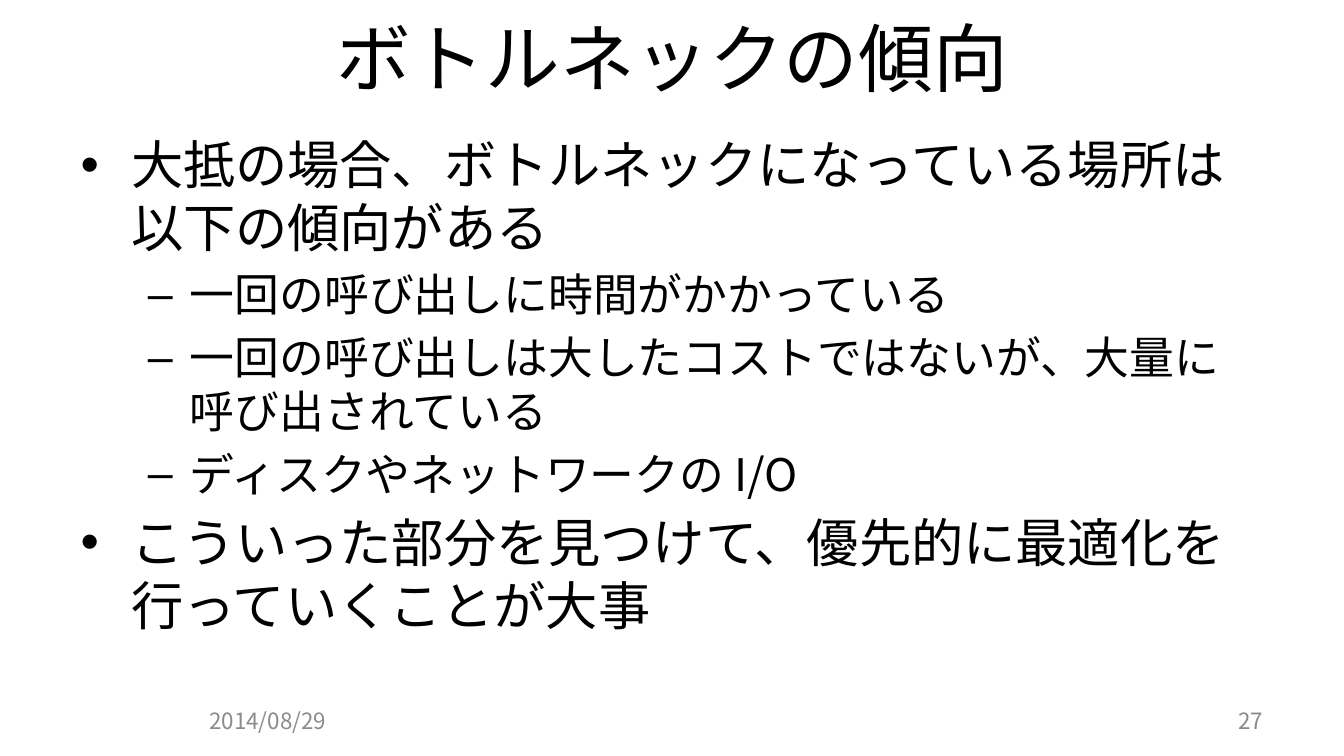
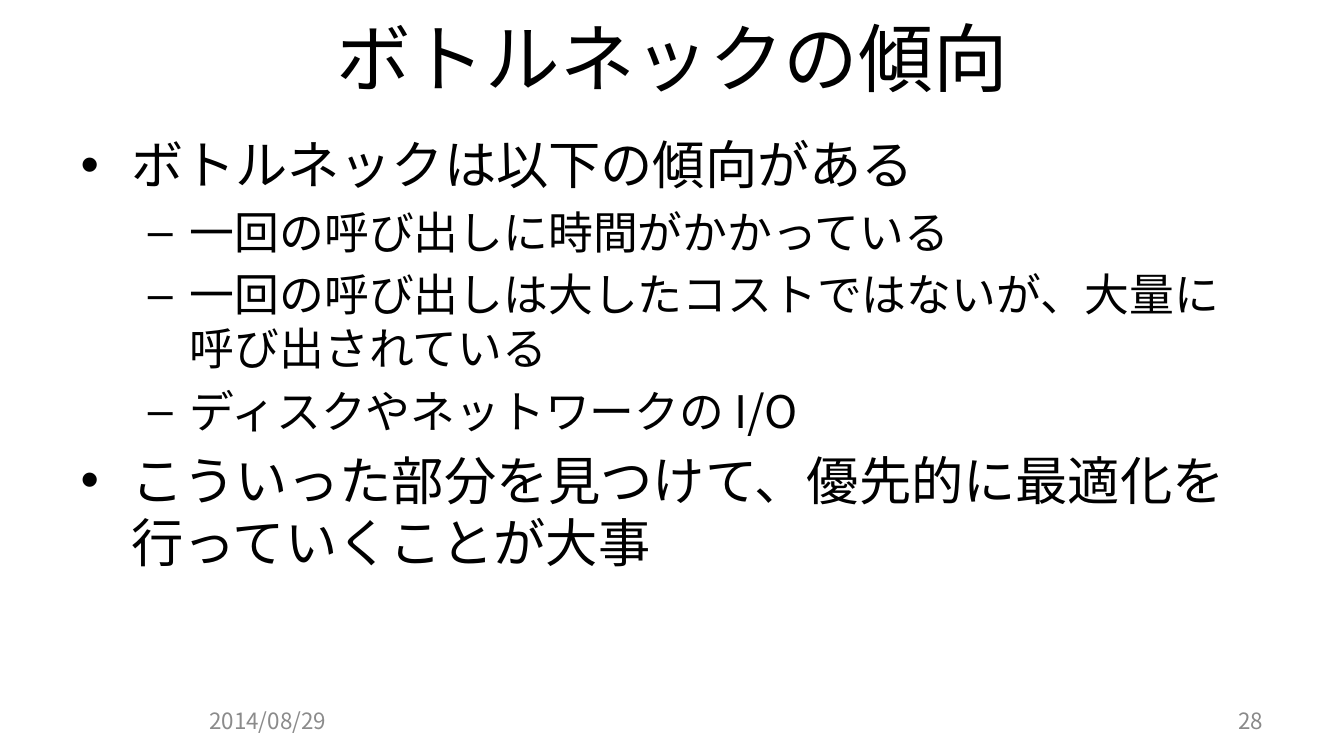
Before and after one commit to JCGS/CEDEC2014, a slide deck: slide 28 of chiyama/2014cedec_chiyama.pptx (slide 27 before the commit). Drawn at 1344x756 pixels with LibreOffice and Linux fonts; fonts in the diff are those of the drawing; background and template pictures are left out. Boxes give left, top, right and bottom in pixels: in the first picture for what was removed or moved away, otherwise in the second. Text is boxed around its words. In the diff, an @@ line names an element or a change of style, - is before the commit and + after.

```diff
--- a/chiyama/2014cedec_chiyama.pptx
+++ b/chiyama/2014cedec_chiyama.pptx
@@ text at (131, 140, 914, 189): text changed @@
-• 大抵の場合、ボトルネックになっている場所は以下の傾向がある
+• ボトルネックは以下の傾向がある
@@ page number at (1238, 712, 1263, 729): text changed @@
-27
+28
```
Also in this commit, not shown: 7 other slides changed, 1 slide added, 1 other file.
